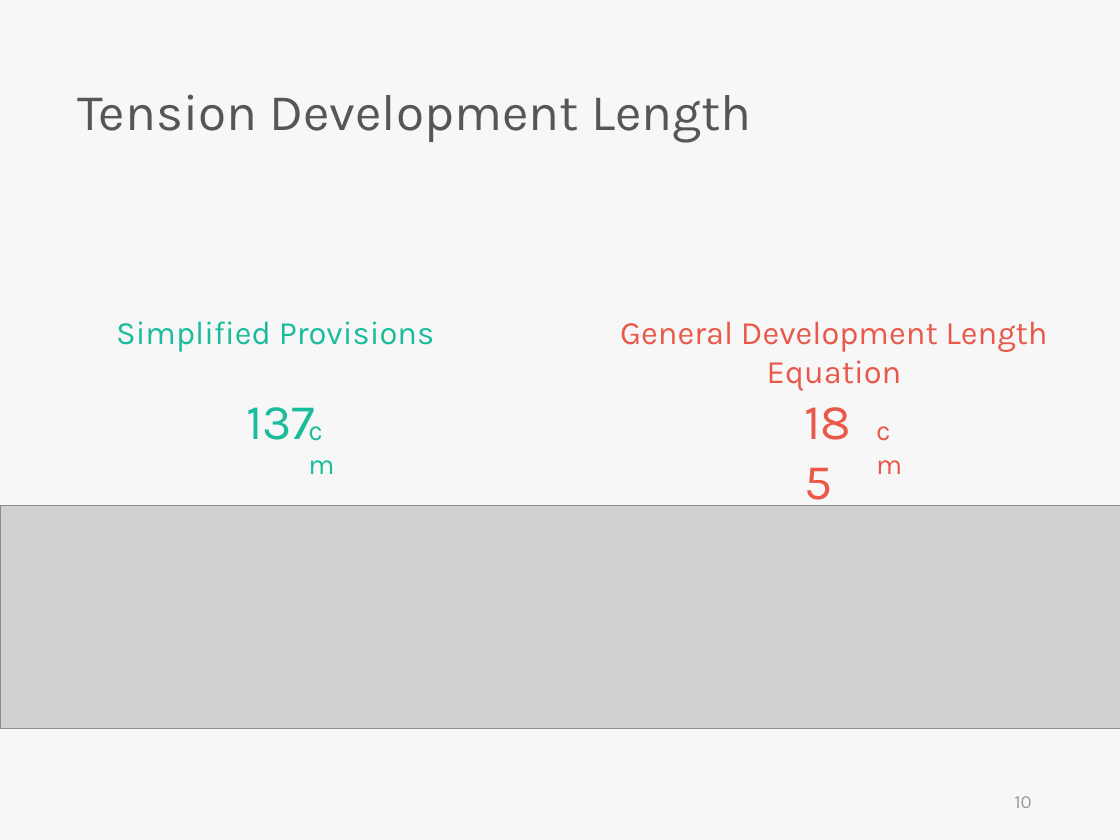
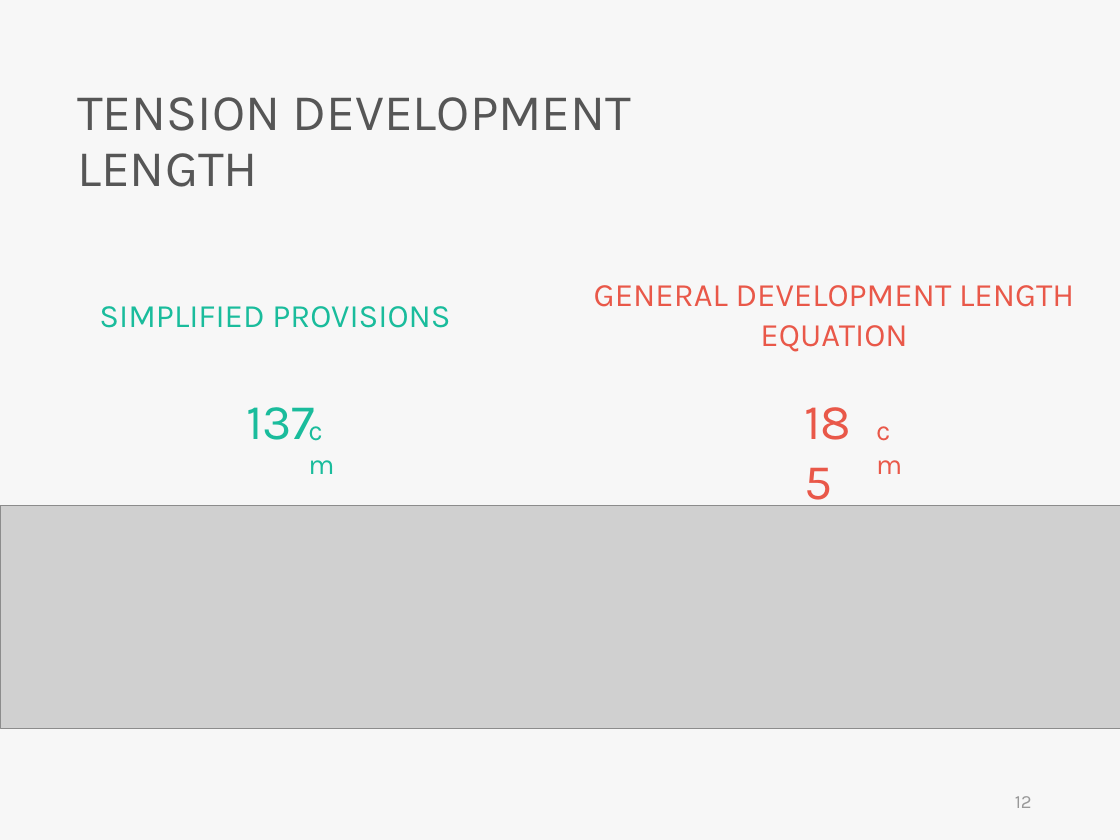
Before and after one commit to skyran1278/VbaProject, a slide deck: slide 12 of 20180126_SmartSplice/20180823_Meeting/SmartSplice.pptx (slide 10 before the commit). Drawn at 1120x840 pixels with LibreOffice and Linux fonts; fonts in the diff are those of the drawing; grey boxes stand for pictures. Boxes give left, top, right and bottom in pixels: in the first picture for what was removed or moved away, otherwise in the second. Text is boxed around its words. In the diff, an @@ line names an element or a change of style, - is before the commit and + after.

```diff
--- a/20180126_SmartSplice/20180823_Meeting/SmartSplice.pptx
+++ b/20180126_SmartSplice/20180823_Meeting/SmartSplice.pptx
@@ text at <box>77,97,632,187</box>: text changed @@
-Tension Development Length
+TENSION DEVELOPMENT LENGTH
@@ text at <box>594,285,1074,352</box>: text changed @@
-General Development Length Equation
+GENERAL DEVELOPMENT LENGTH EQUATION
@@ text at <box>99,306,450,328</box>: text changed @@
-Simplified Provisions
+SIMPLIFIED PROVISIONS
@@ page number at <box>1015,796,1032,808</box>: text changed @@
-10
+12
```
Also in this commit, not shown: 17 other slides changed, 3 slides added, 3 slides removed, 5 other files.
